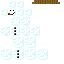
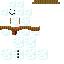
Layers edited between the first and the second 64px x 64px image:
added layer "Layer 9 copy 2" (soft light, 33%) above "Layer 6" over (x1=0, y1=18, x2=40, y2=35)
added layer "Layer 6" above "Layer 9 copy" over (x1=0, y1=18, x2=40, y2=35)
hid "Layer 2" over (x1=8, y1=10, x2=15, y2=15)
hid "Layer 1" over (x1=8, y1=9, x2=15, y2=15)
